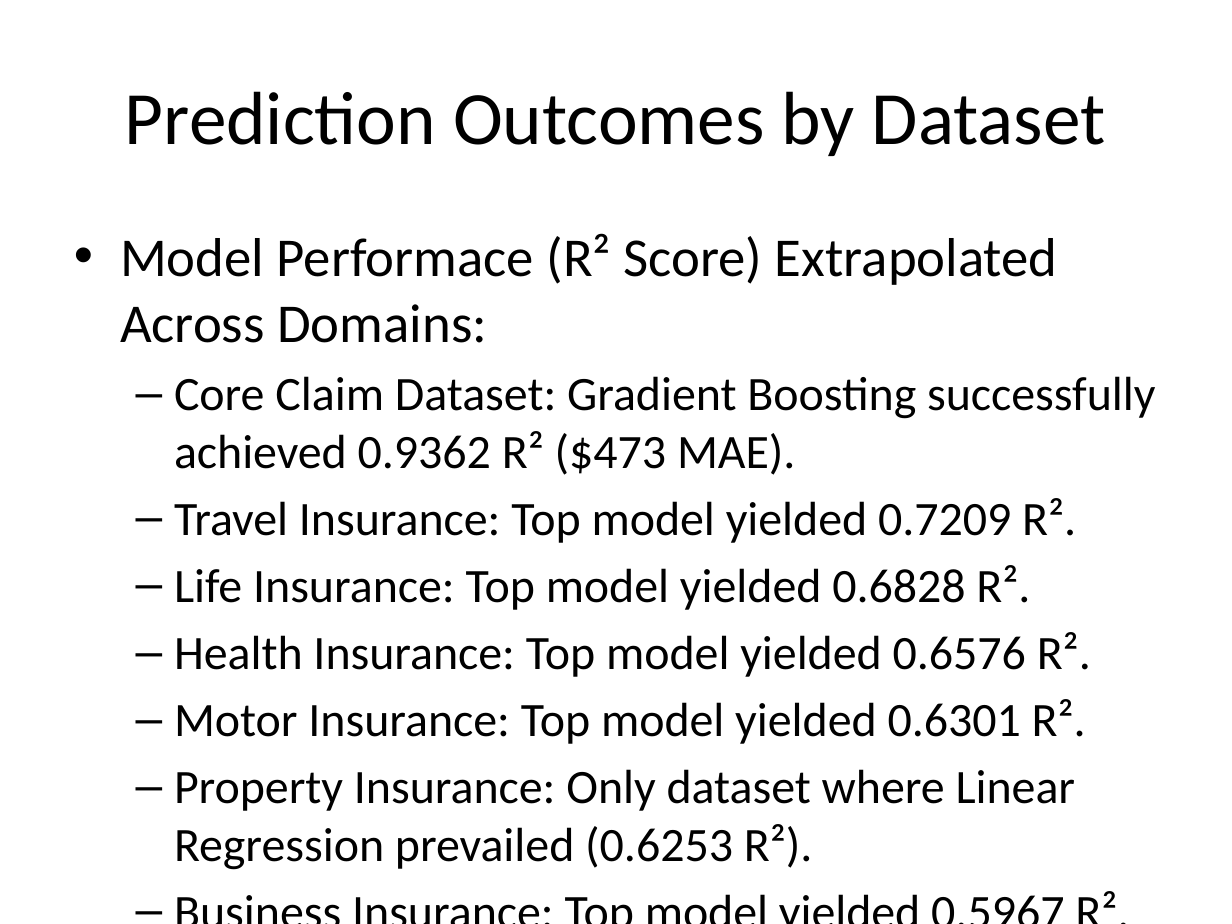
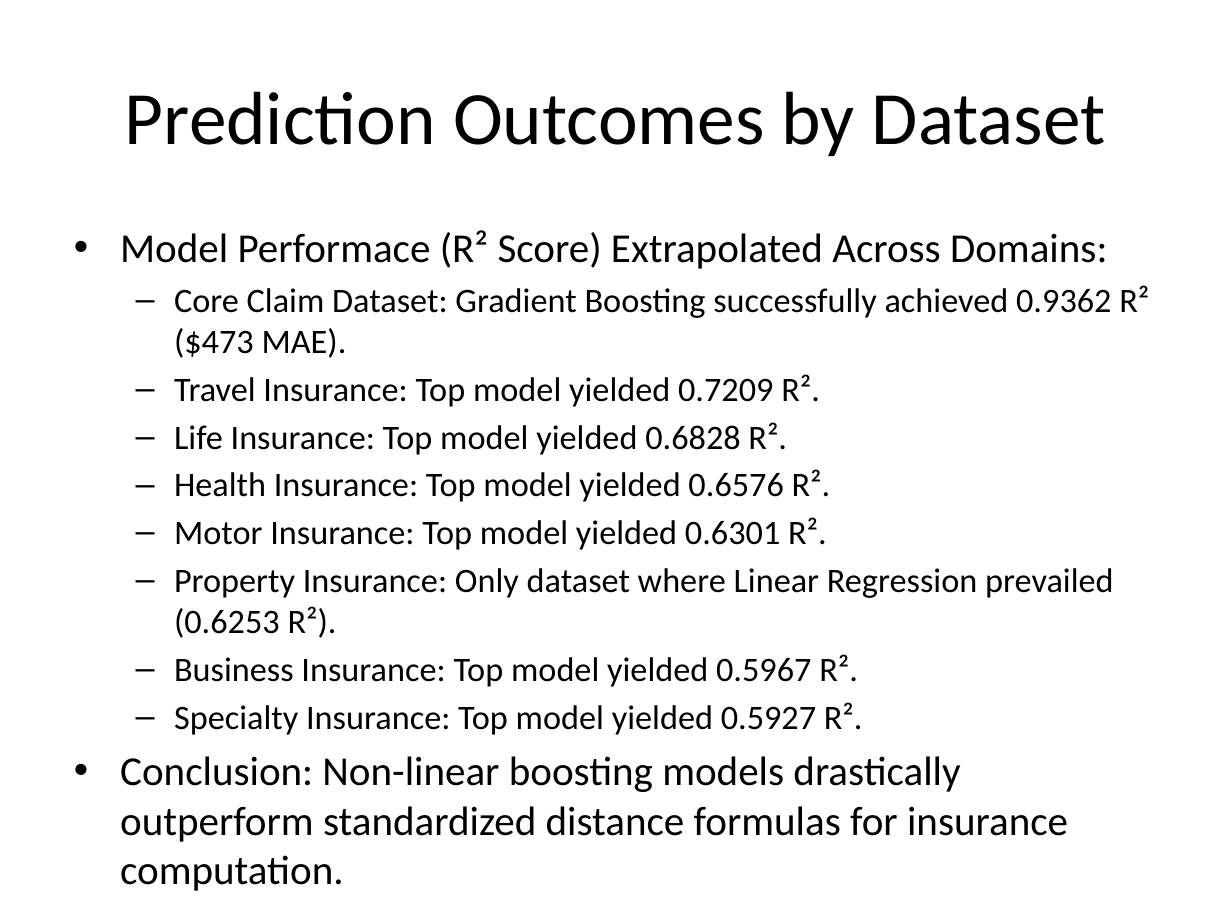
Before and after one commit to vishalydv3406-rgb/insurance_cost_predictor, a slide deck: slide 39 of docs/Project_Presentation.pptx. Drawn at 1232x924 pixels with LibreOffice and Linux fonts; fonts in the diff are those of the drawing. Boxes give left, top, right and bottom in pixels: in the first picture for what was removed or moved away, otherwise in the second. Text is boxed around its words. In the diff, an @@ line names an element or a change of style, - is before the commit and + after.

```diff
--- a/docs/Project_Presentation.pptx
+++ b/docs/Project_Presentation.pptx
@@ text "Model Performace (R² Score) Extrapolated ..." at [120,230,1149,842]: size 32 to 24 pt in "Model Performace (R² Score) Extrapolated Across Domains:", "Conclusion: Non-linear boosting models drastically outperfor ..."; size 28 to 20 pt in "Core Claim Dataset: Gradient Boosting successfully achieved ...", "Travel Insurance: Top model yielded 0.7209 R².", "Life Insurance: Top model yielded 0.6828 R².", "Health Insurance: Top model yielded 0.6576 R²." and 4 more places; less space between paragraphs @@
```
Also in this commit, not shown: 5 other slides changed, 1 other file.
